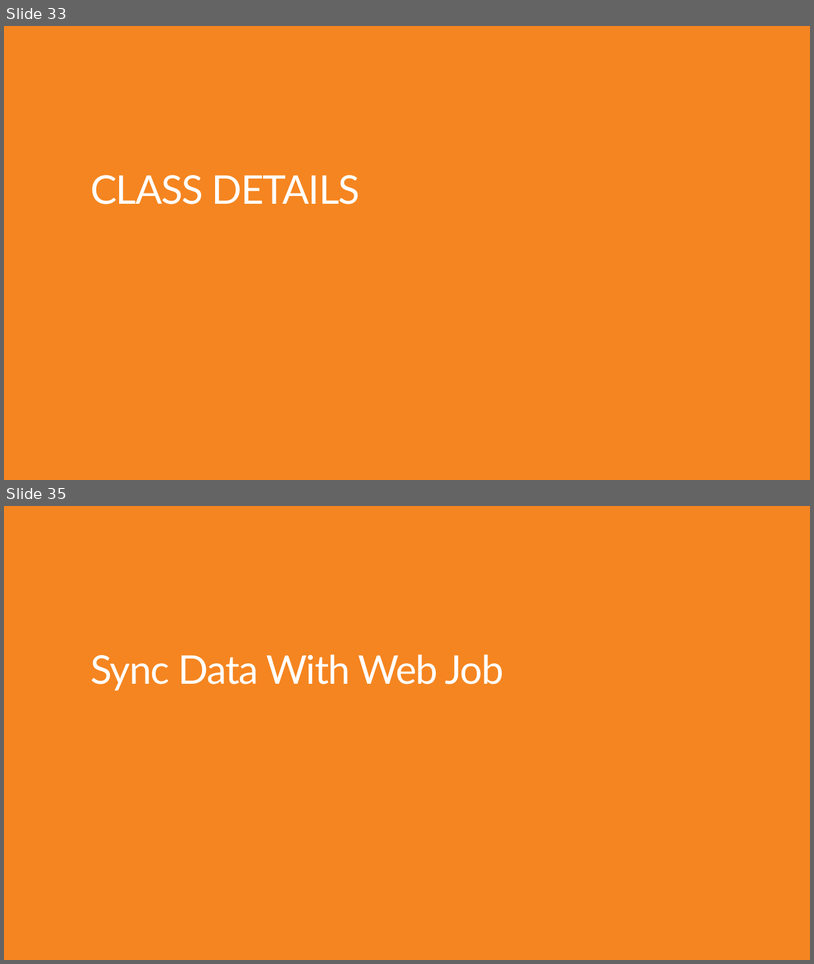
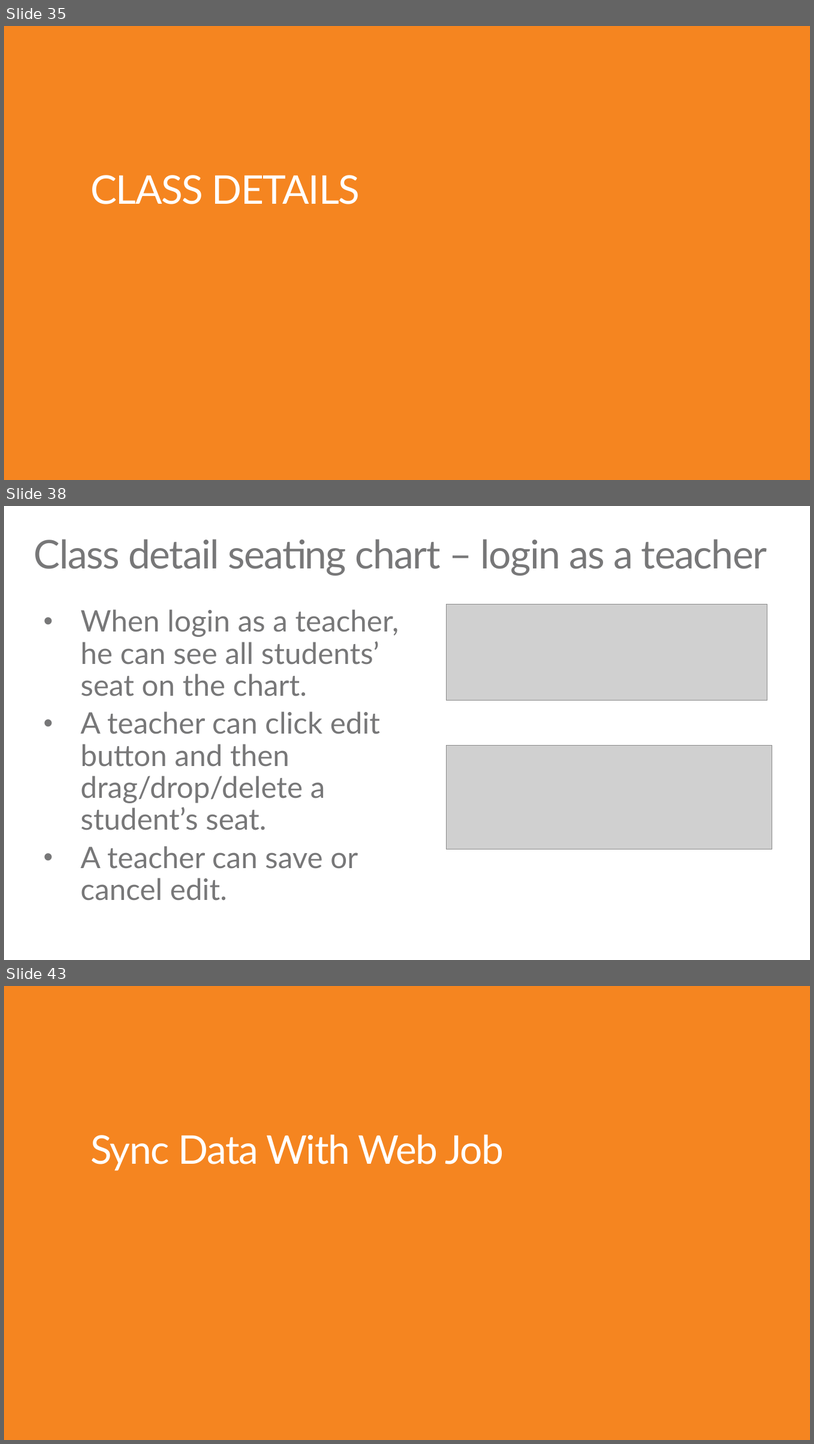
Before and after one commit to TJVering/EDUGraphAPI, a slide deck: EDU GRAPH-API Demo Script.pptx. Shown one above the other, each under a label of ours: slides 33 and 35 before the commit, slides 35, 38 and 43 after it; the slides between them are not shown. The pictures are 814x964 and 814x1444 pixels, drawn with LibreOffice and Linux fonts; fonts in the diff are those of the drawing; grey boxes stand for pictures. Boxes give left, top, right and bottom in pixels: in the first picture for what was removed or moved away, otherwise in the second. Text is boxed around its words. In the diff, an @@ line names an element or a change of style, - is before the commit and + after.

```diff
--- a/EDU GRAPH-API Demo Script.pptx
+++ b/EDU GRAPH-API Demo Script.pptx
@@ slide 38 added at (4,506,810,960), background #FFFFFF @@
@@ title added at (33,539,768,576), 48 pt, text #777778 @@
+Class detail seating chart – login as a teacher
@@ picture added at (447,604,768,700) @@
@@ text added at (81,641,380,900), 36 pt, text #777778 @@
+• When login as a teacher, he can see all students’ seat on the chart.
+• A teacher can click edit button and then drag/drop/delete a student’s seat.
+• A teacher can save or cancel edit.
@@ picture added at (447,745,773,849) @@
@@ what was slide 33 is now slide 35 @@
@@ what was slide 35 is now slide 43 @@
```
Also in this commit, not shown: 10 slides changed, 10 other slides added, 3 slides removed, 27 other files.
